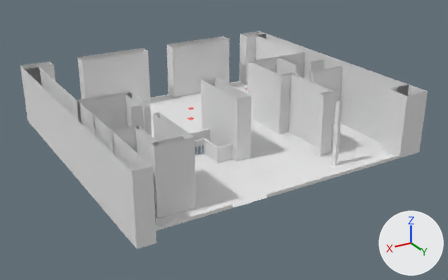
Renders of the Blender file asset-sources/room.blend from each side of a commit.
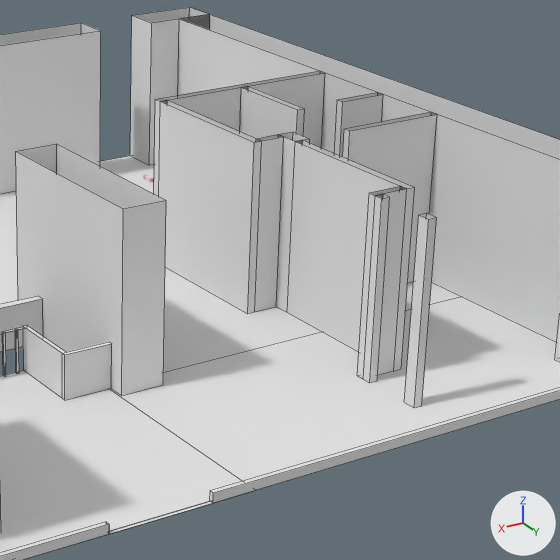
Old and new are each drawn whole from a camera (50 mm lens) standing at (19.1, 31.0, 16.0) and looking at (0.2, -0.5, 0.2) and again close up on the part from 44% to 86% of the width and 10% to 77% of the height. Arrows for +X, +Y and +Z are at lower right; the lights stay in place. The close-ups show mesh edges as thin lines. Objects named as collision shapes, trigger or cutter boxes, shadow casters or lower levels of detail are left out.

Names of what the first close-up shows: 'Floor', 'Walls'.
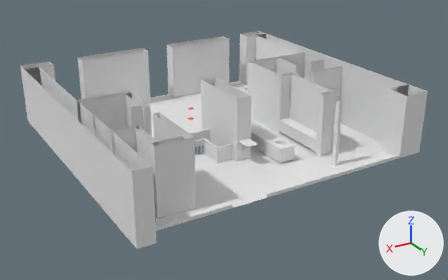
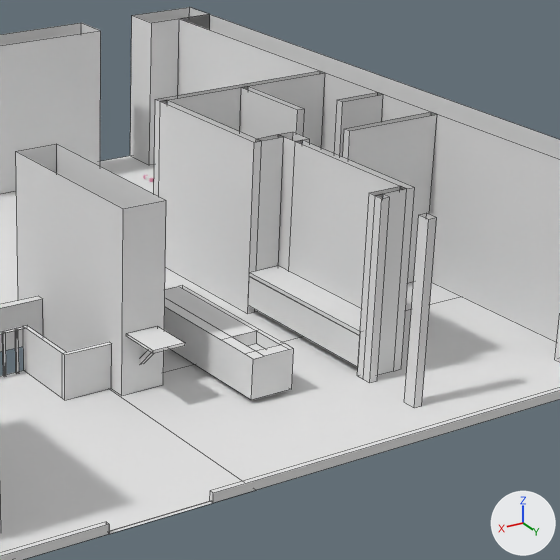
Location of each change, (x1, y1, x2, y2) in pixels of the close-ups (560 x 560 px):
part 1 of me_walls, added: after (126, 326, 185, 353)
part 2 of me_walls, added: after (164, 285, 294, 400)
part 3 of me_walls, built on: before (0, 326, 25, 334); after (0, 326, 154, 364)
part 4 of me_walls, added: after (248, 265, 362, 367)

The edits, one by one:
me_walls is used by ob_walls; location (-9.0, -1.0, 0.0).
Verts and faces of me_walls; kept vertices keep their numbers, new ones are numbered from 315.
me_walls had 315 vertices, 175 faces, 1 loose edge and spanned x -0.5..19.0, y -10.0..9.0, z 0.0..4.0.
me_walls now has 360 vertices, 204 faces, 1 loose edge and spans x -0.5..19.0, y -10.0..9.0, z 0.0..4.0.
me_walls part 1: a new loose piece, a box spanning x 9.155..9.906, y 3.3..4.287, z 1.284..1.344, in mat_wall (white #e7e7e7).
me_walls part 2: a new loose piece of 24 vertices spanning x 7.0..8.0, y 1.0..5.0, z 0.1..1.0, in mat_wall (white #e7e7e7).
Part 3, on me_walls:
4 vertices are removed from x 11.1..13.1, y 1.3, z 1.0.
4 faces are deleted.
8 vertices are added at x 9.5..9.6, y 3.2..4.0, z 0.6..1.3.
7 new faces join them.
Part 4, on me_walls:
New vertex 323 is at (5.3, 1.1, 1.0), pixel (249, 272).
New vertex 324 is at (4.5, 1.1, 1.0), pixel (278, 265).
New vertex 325 is at (5.3, 1.1, 0.9), pixel (248, 276).
New vertex 326 is at (5.3, 1.1, 0.2), pixel (248, 305).
New vertices 327 to 330 stand at vertices 323 to 326, in that order, plus (0.0, 3.9, 0.0).
New vertex 331 is at (5.3, 1.1, 0.9), pixel (249, 276).
New faces: (323, 327, 328, 324), (323, 325, 329, 327), (326, 330, 329, 331).
